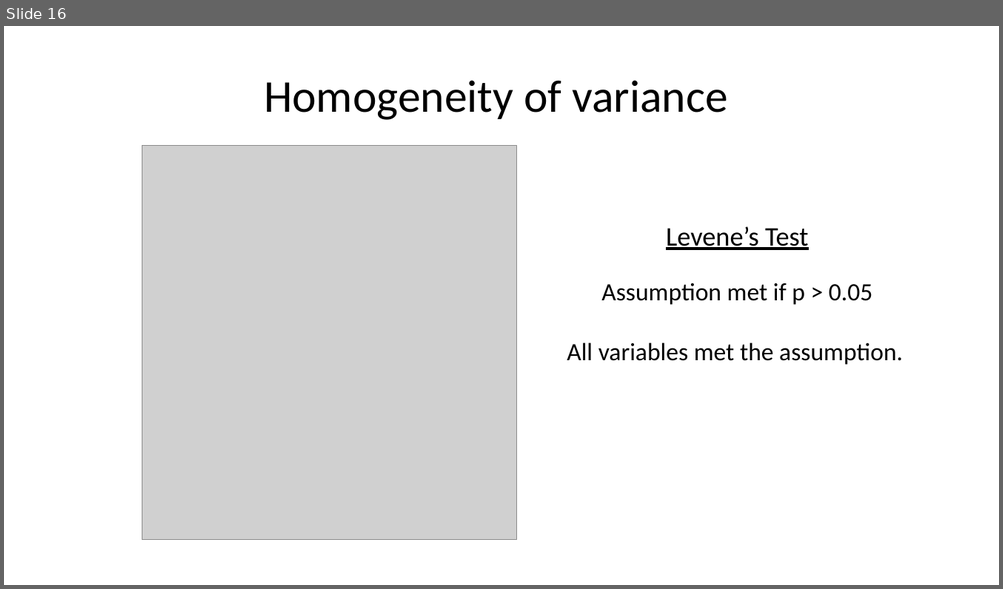
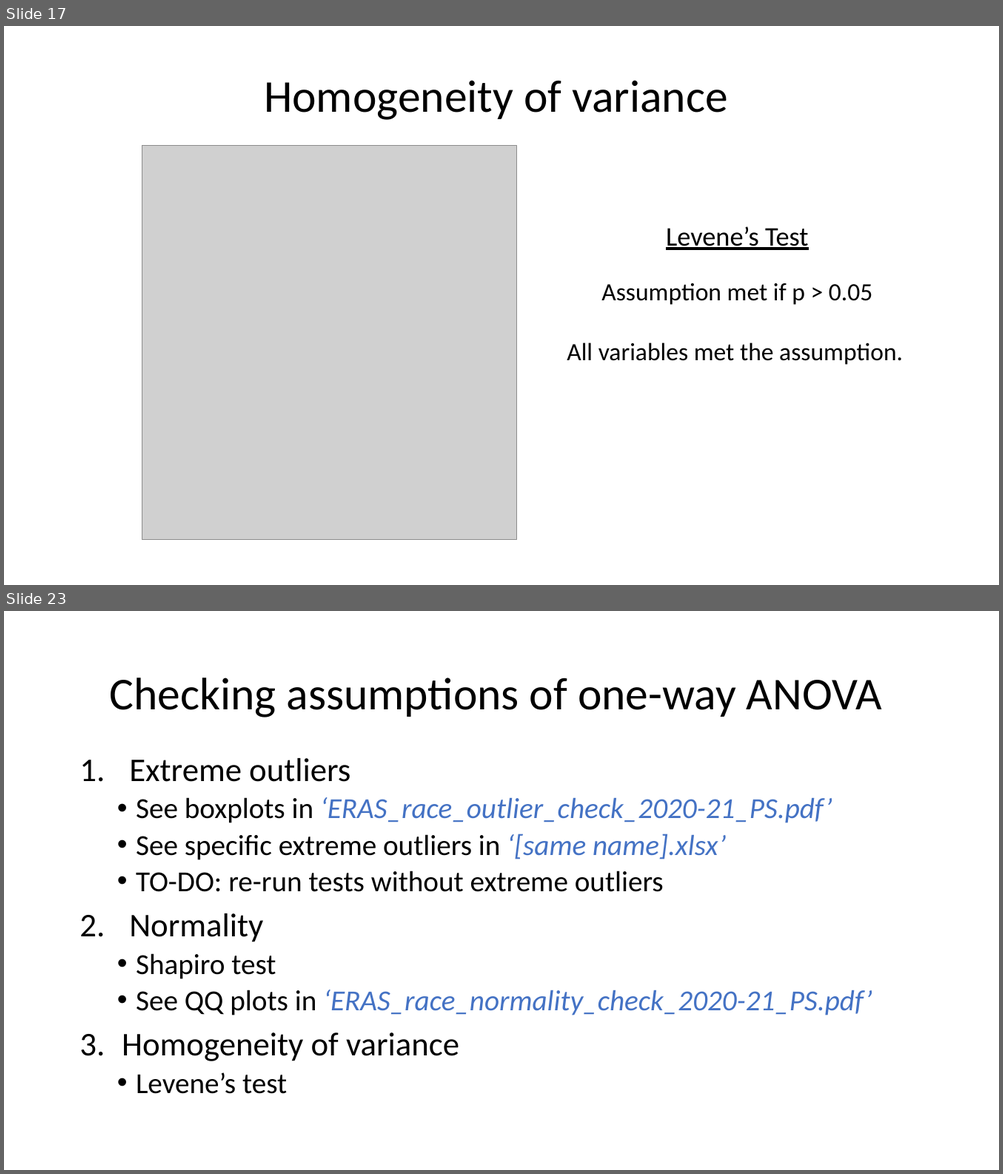
Before and after one commit to tiffanydho/ENT_research, a slide deck: ERAS_Linguistics/ERAS_race_report.pptx. Shown one above the other, each under a label of ours: slide 16 before the commit, slides 17 and 23 after it; the slides between them are not shown. The pictures are 1003x589 and 1003x1174 pixels, drawn with LibreOffice and Linux fonts; fonts in the diff are those of the drawing; grey boxes stand for pictures. Boxes give left, top, right and bottom in pixels: in the first picture for what was removed or moved away, otherwise in the second. Text is boxed around its words. In the diff, an @@ line names an element or a change of style, - is before the commit and + after.

```diff
--- a/ERAS_Linguistics/ERAS_race_report.pptx
+++ b/ERAS_Linguistics/ERAS_race_report.pptx
@@ slide 23 added at bbox=[4, 611, 999, 1170], background #FFFFFF @@
@@ title added at bbox=[109, 678, 882, 718], 44 pt, text #000000 @@
+Checking assumptions of one-way ANOVA
@@ text added at bbox=[122, 758, 872, 1094], 28 pt, text #000000 @@
+1. Extreme outliers
+  • See boxplots in ‘ERAS_race_outlier_check_2020-21_PS.pdf’
+  • See specific extreme outliers in ‘[same name].xlsx’
+  • TO-DO: re-run tests without extreme outliers
+2. Normality
+  • Shapiro test
+  • See QQ plots in ‘ERAS_race_normality_check_2020-21_PS.pdf’
+3. Homogeneity of variance
+  • Levene’s test
@@ what was slide 16 is now slide 17 @@
```
Also in this commit, not shown: 9 slides changed, 37 other slides added, 1 slide removed, 6 other files.
